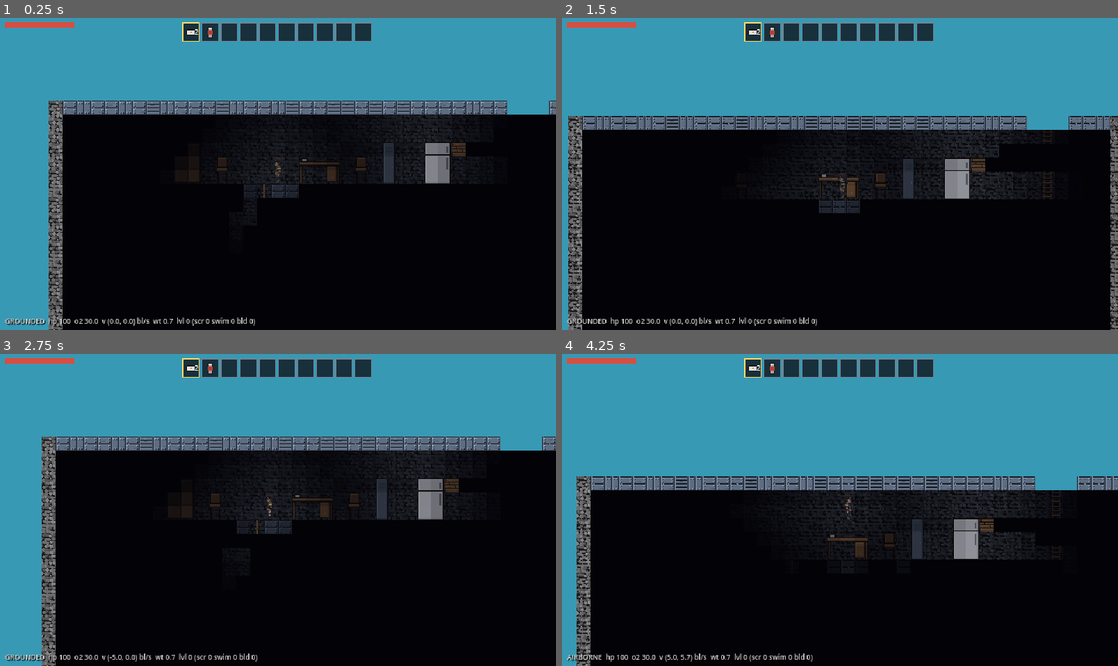
Above: before the commit, frames 1-4 (two rows, left to right).
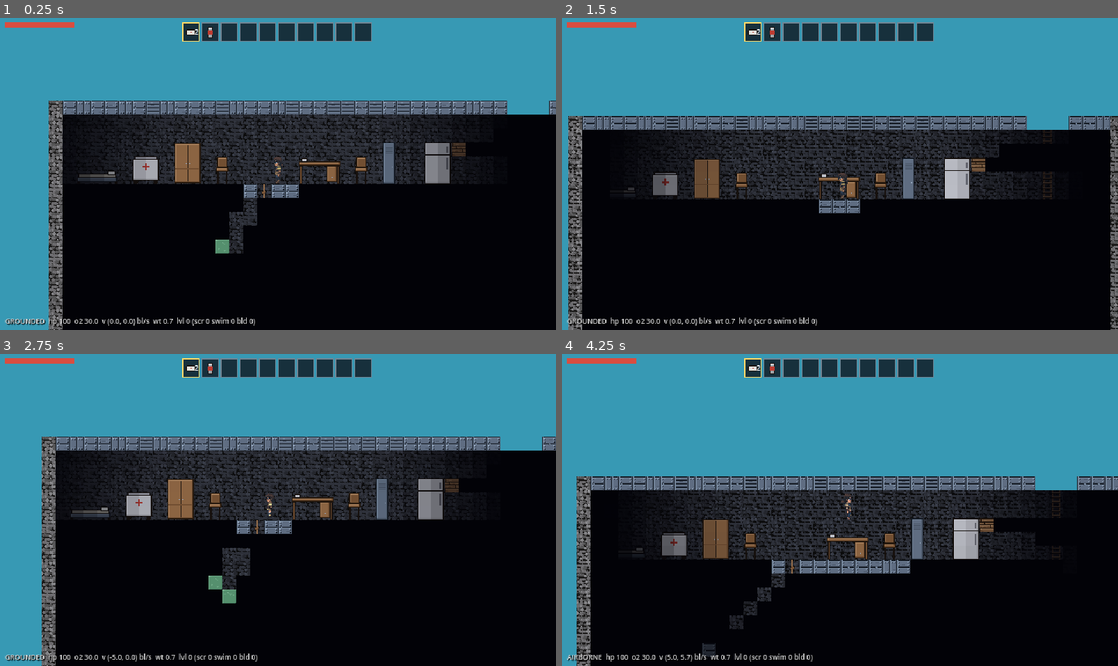
Above: after the commit, the same moments.

Repository: wilbur6689/SunkenCity
Game: Godot game, scene res://scenes/test/test_tower.tscn
Two runs of this game, one before a commit and one after it. Both use one fixed random seed, a clock stepped at 60 frames per second and the inputs below.
Inputs (mouse positions are in pixels of both pictures, inside the frame that each line leads up to):
- Up to frame 1 (0.25 s): no input
- Up to frame 2 (1.5 s): tap Enter at 0.5 s; move the mouse to (962, 158) at 0.52 s; hold D (move_right) 0.53-1.25 s; hold C (crouch) 0.53-1.25 s; click (962, 158) at 0.67 s; tap Space (jump) at 0.77 s; drag from (728, 189) to (812, 236) at 1.27 s
- Up to frame 3 (2.75 s): move the mouse to (333, 441) at 2.02 s; hold A (move_left) from 2.03 s (still down); tap E (interact) at 2.1 s
- Up to frame 4 (4.25 s): release A (move_left) at 2.75 s; drag from (812, 572) to (673, 463) at 2.77 s; move the mouse to (1006, 556) at 3.52 s; press the mouse at (1006, 556) at 3.53 s; hold D (move_right) from 3.53 s (still down); tap Space (jump) at 3.77 s

The runs differ from the first frame. In frame 1, 8.6% of the frame differs, in the area x 13-74%, y 30-76%; in frame 2, 7.6%; in frame 3, 8.7%, in the area x 12-73%, y 30-80%; in frame 4, 8.3%.

Commit message:
Fog of war polish: 1/4-block soft edges; full illumination within sight
- LightRenderer: per-cell visibility rendered into a small texture and
  drawn by a shader that samples bilinearly quantized to quarter-block
  steps — fog edges become soft 4px gradients instead of full-block
  squares (per-cell raycasting unchanged, so no extra rays)
- Within line of sight and sight range the world is fully illuminated
  (user request: the floor reads as far as the player can see); the
  sight cap fades beyond SIGHT_FULL_BLOCKS as before; tile light keeps
  driving lamp accents and gameplay queries

Co-Authored-By: Claude Fable 5 <noreply@anthropic.com>
Claude-Session: https://claude.ai/code/session_01GxDZSizaHKPW71DMqToXjC

Diff:
--- a/scripts/world/light_renderer.gd
+++ b/scripts/world/light_renderer.gd
@@ -1,10 +1,38 @@
 class_name LightRenderer
 extends Node2D
-## Darkness overlay: draws per-cell shade over everything in view using
-## World.visibility_at — the min of tile light (WS-17) and the player's
-## sight falloff (fog of war: lit floors beyond sight range still fade to
-## black). Cells outside the world grid count as open sky, so only the
-## sight cap applies there. Sits last in the scene tree, under the HUD.
+## Darkness overlay (fog of war). Visibility is computed per world cell
+## (World.visibility_at: interior-only, raycast LOS, light x sight falloff)
+## into a small texture — one pixel per cell — then drawn over the view by
+## a shader that samples it bilinearly and quantizes to quarter-block steps,
+## so fog edges are soft 4px stipples instead of full-block squares.
+
+const SUB_STEPS := 4.0 # sub-cells per block (1/4 block granularity)
+
+const FOG_SHADER := """
+shader_type canvas_item;
+uniform sampler2D vis_tex : filter_linear;
+uniform vec2 cells;
+uniform float quant = 4.0;
+void fragment() {
+	vec2 steps = cells * quant;
+	vec2 uv = (floor(UV * steps) + 0.5) / steps;
+	float vis = texture(vis_tex, uv).r;
+	float a = pow(1.0 - vis, 1.2);
+	COLOR = vec4(0.01, 0.01, 0.03, a);
+}
+"""
+
+var _image: Image
+var _texture: ImageTexture
+var _material: ShaderMaterial
+var _size := Vector2i.ZERO
+
+func _ready() -> void:
+	var shader := Shader.new()
+	shader.code = FOG_SHADER
+	_material = ShaderMaterial.new()
+	_material.shader = shader
+	material = _material
 
 func _process(_delta: float) -> void:
 	if World.light_map != null:
@@ -18,18 +46,26 @@
 		return
 	var viewer: Vector2 = player.global_position
 	var s := Constants.BLOCK_SIZE
-	# Visible world rect from the canvas transform, padded a cell.
 	var view := get_viewport_rect()
 	var inv := get_canvas_transform().affine_inverse()
 	var top_left := inv * view.position
 	var bottom_right := inv * view.end
 	var c0 := Vector2i(floori(top_left.x / s) - 1, floori(top_left.y / s) - 1)
 	var c1 := Vector2i(ceili(bottom_right.x / s) + 1, ceili(bottom_right.y / s) + 1)
-	for y in range(c0.y, c1.y + 1):
-		for x in range(c0.x, c1.x + 1):
-			var cell := Vector2i(x, y)
-			var vis := World.visibility_at(cell, viewer)
-			if vis >= float(LightMap.MAX_LIGHT) - 0.01:
-				continue
-			var a := pow(1.0 - vis / LightMap.MAX_LIGHT, 1.2)
-			draw_rect(Rect2(x * s, y * s, s, s), Color(0.01, 0.01, 0.03, a))
+	var size := Vector2i(c1.x - c0.x + 1, c1.y - c0.y + 1)
+	if size != _size:
+		_size = size
+		_image = Image.create(size.x, size.y, false, Image.FORMAT_RF)
+		_texture = null
+	for y in size.y:
+		for x in size.x:
+			var vis := World.visibility_at(Vector2i(c0.x + x, c0.y + y), viewer)
+			_image.set_pixel(x, y, Color(vis / LightMap.MAX_LIGHT, 0, 0))
+	if _texture == null:
+		_texture = ImageTexture.create_from_image(_image)
+	else:
+		_texture.update(_image)
+	_material.set_shader_parameter("vis_tex", _texture)
+	_material.set_shader_parameter("cells", Vector2(size))
+	_material.set_shader_parameter("quant", SUB_STEPS)
+	draw_texture_rect(_texture, Rect2(c0.x * s, c0.y * s, size.x * s, size.y * s), false)
--- a/scripts/world/world.gd
+++ b/scripts/world/world.gd
@@ -97,7 +97,9 @@
 		return 0.0
 	if not line_of_sight(viewer_pos, cell):
 		return 0.0
-	return minf(float(light_at(cell)), cap)
+	# In sight and in range = fully illuminated (the player sees what they
+	# look at); tile light remains for lamp accents and gameplay queries.
+	return cap
 
 func _gather_light_sources() -> Array:
 	var out := []
Not shown, changed: docs/MVP-checklist.md
